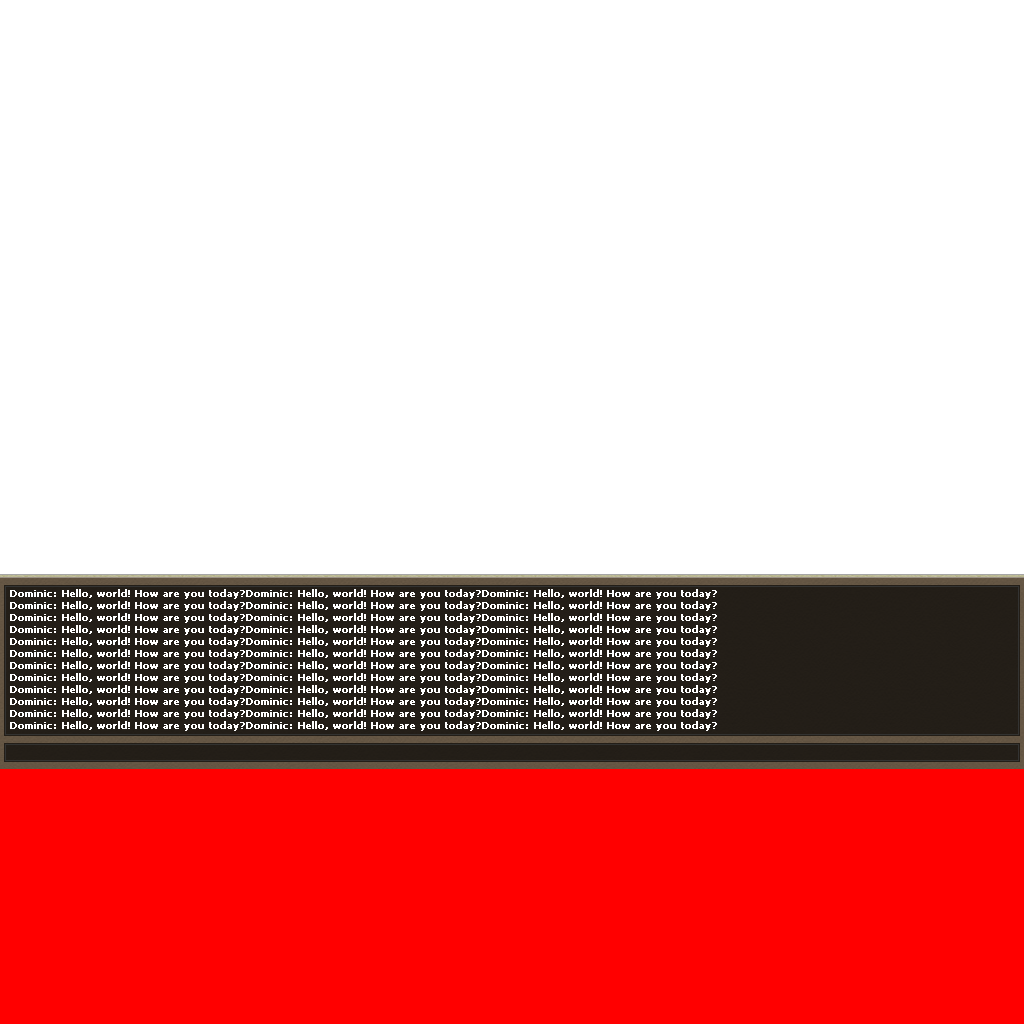
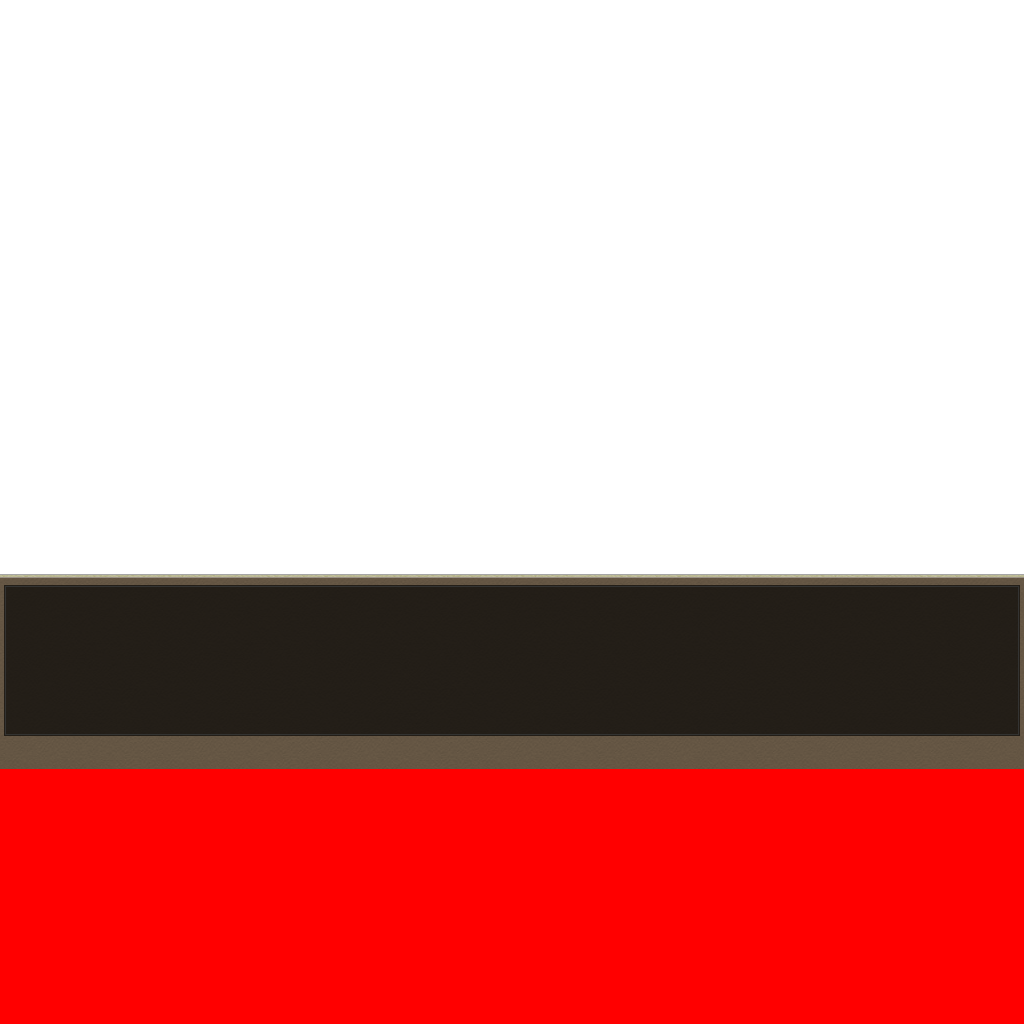
Layers edited between the first and the second 1024 x 1024 image:
hid "Dominic: Hello, world! How are", blend normal → dissolve over [10, 589, 717, 731]
hid "Chat Input" over [4, 743, 1020, 762]
